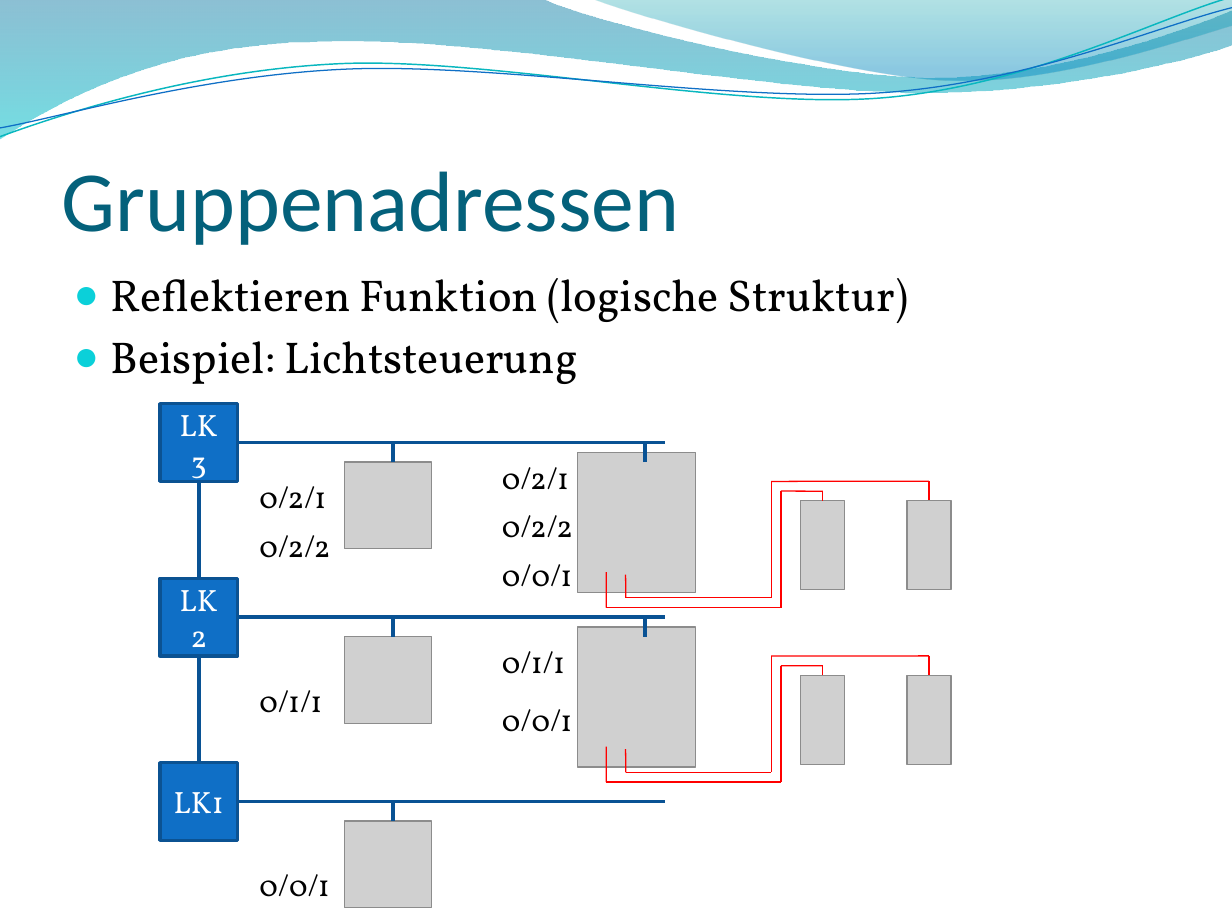
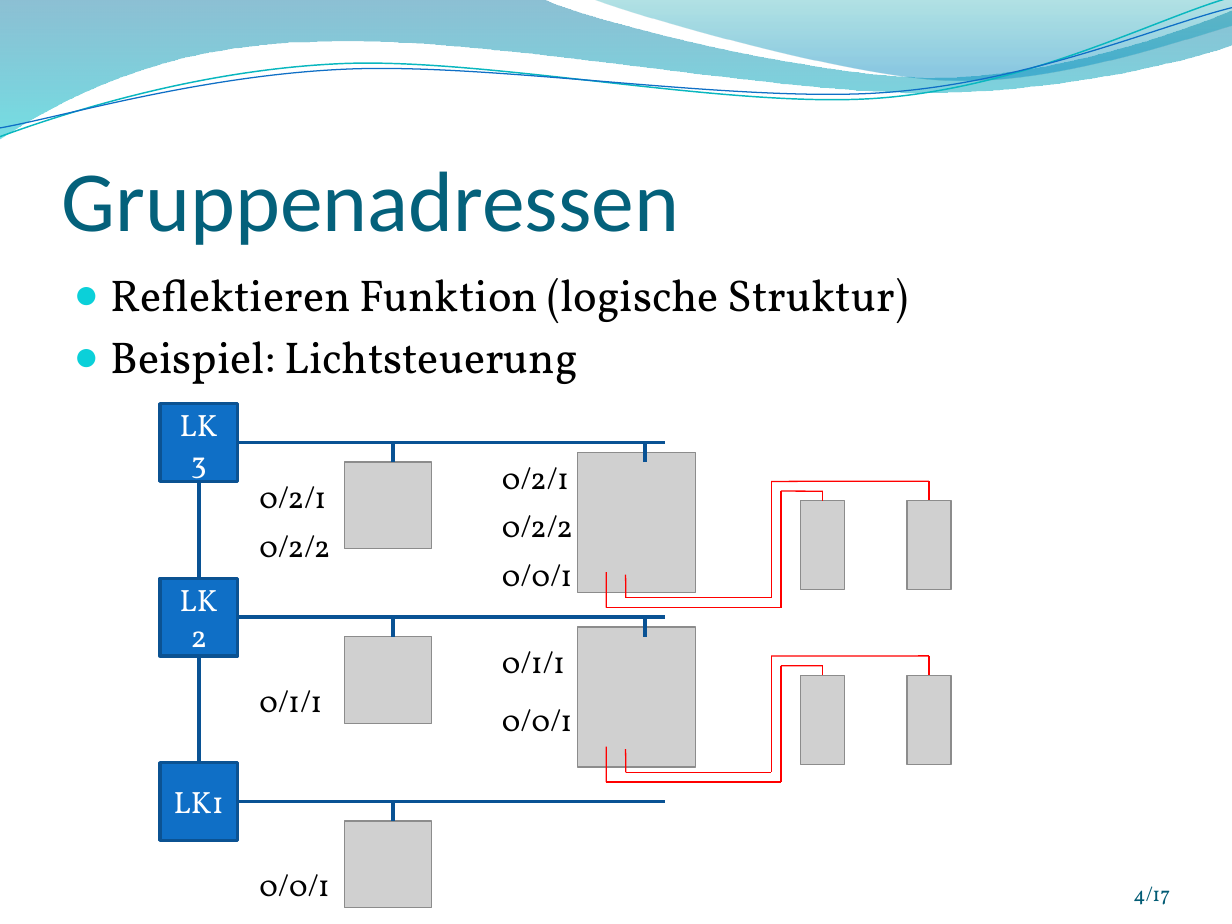
Before and after one commit to thomasfruehwirth/HBA, a slide deck: slide 4 of Praesentation/HBA_KNX_Frueh.pptx (slide 5 before the commit). Drawn at 1232x924 pixels with LibreOffice and Linux fonts; fonts in the diff are those of the drawing; grey boxes stand for pictures; background and template pictures are left out. Boxes give left, top, right and bottom in pixels: in the first picture for what was removed or moved away, otherwise in the second. Text is boxed around its words. In the diff, an @@ line names an element or a change of style, - is before the commit and + after.

```diff
--- a/Praesentation/HBA_KNX_Frueh.pptx
+++ b/Praesentation/HBA_KNX_Frueh.pptx
@@ page number added at (1133,886,1170,905), 12 pt, text #045D75 @@
+4/17
```
Also in this commit, not shown: 6 other slides changed, 9 slides added, 3 slides removed, 43 other files.
